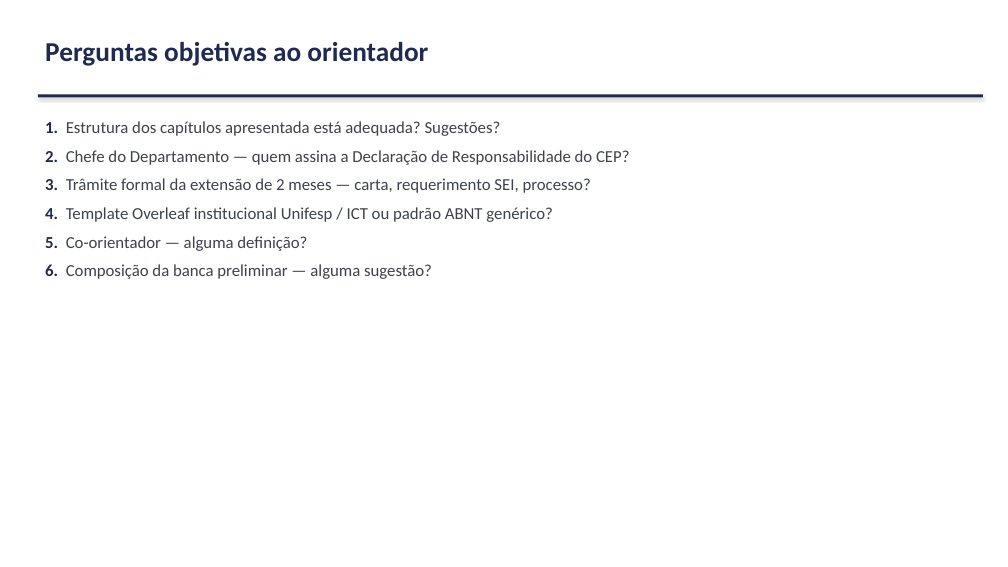
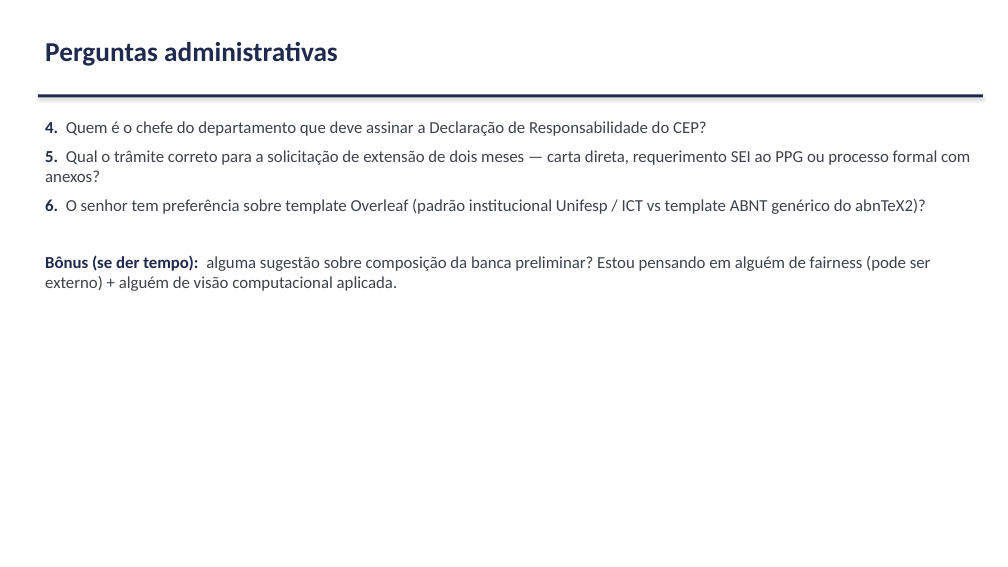
Before and after one commit to marcellozzetti/Facial-Recognition-Models-Mitigating-Bias, a slide deck: slide 24 of docs/ativo/material_reuniao_orientador_2026-07-08.pptx (slide 16 before the commit). Drawn at 1008x567 pixels with LibreOffice and Linux fonts; fonts in the diff are those of the drawing. Boxes give left, top, right and bottom in pixels: in the first picture for what was removed or moved away, otherwise in the second. Text is boxed around its words. In the diff, an @@ line names an element or a change of style, - is before the commit and + after.

```diff
--- a/docs/ativo/material_reuniao_orientador_2026-07-08.pptx
+++ b/docs/ativo/material_reuniao_orientador_2026-07-08.pptx
@@ text at box(45, 42, 338, 66): text changed @@
-Perguntas objetivas ao orientador
+Perguntas administrativas
@@ text at box(45, 121, 970, 291): text changed @@
-1. Estrutura dos capítulos apresentada está adequada? Sugestões?
-2. Chefe do Departamento — quem assina a Declaração de Responsabilidade do CEP?
-3. Trâmite formal da extensão de 2 meses — carta, requerimento SEI, processo?
-4. Template Overleaf institucional Unifesp / ICT ou padrão ABNT genérico?
-5. Co-orientador — alguma definição?
-6. Composição da banca preliminar — alguma sugestão?
+4. Quem é o chefe do departamento que deve assinar a Declaração de Responsabilidade do CEP?
+5. Qual o trâmite correto para a solicitação de extensão de dois meses — carta direta, requerimento SEI ao PPG ou processo formal com anexos?
+6. O senhor tem preferência sobre template Overleaf (padrão institucional Unifesp / ICT vs template ABNT genérico do abnTeX2)?
+Bônus (se der tempo): alguma sugestão sobre composição da banca preliminar? Estou pensando em alguém de fairness (pode ser externo) + alguém de visão computacional aplicada.
```
Also in this commit, not shown: 9 other slides changed, 16 slides added, 8 slides removed, 1 other file.
